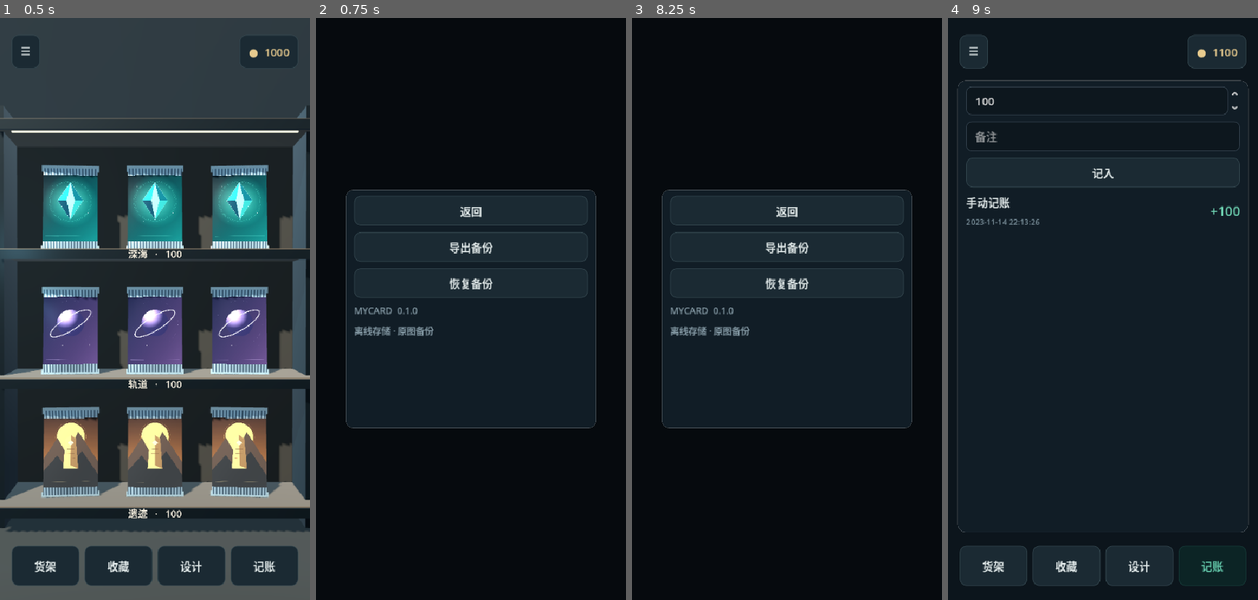
Above: before the commit, frames 1-4 (left to right).
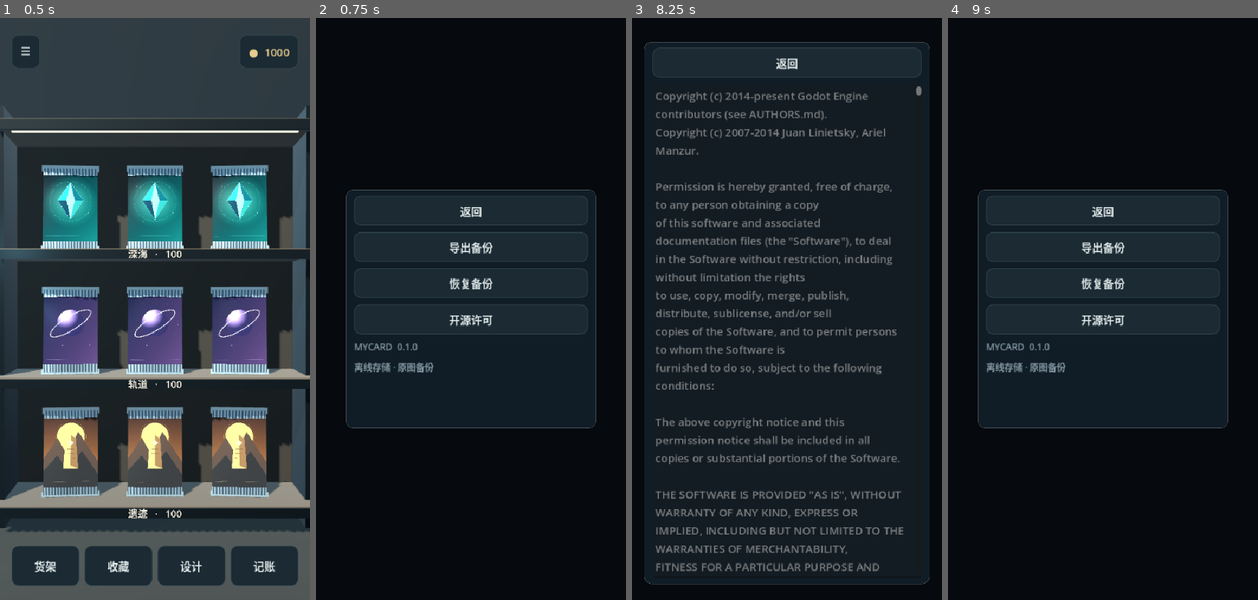
Above: after the commit, the same moments.

Repository: MrZhuLF/MYCARDAPP
Game: Godot game, scene res://scenes/main.tscn
Two runs of this game, one before a commit and one after it. Both use one fixed random seed, a clock stepped at 60 frames per second and the inputs below.
Inputs (mouse positions are in pixels of both pictures, inside the frame that each line leads up to):
- Up to frame 1 (0.5 s): no input
- Up to frame 2 (0.75 s): click "☰" at 0.5 s
- Up to frame 3 (8.25 s): click "设计" at 1.25 s; click "返回" at 2 s; click "● 1000" at 2.75 s; click "记入" at 3.5 s; click "● 1100" at 4.25 s; click "货架" at 5 s; click "收藏" at 5.75 s; click "记账" at 6.5 s; click "☰" at 7.25 s; click (787, 320) at 8 s, where only the run after the commit has a clickable "开源许可"
- Up to frame 4 (9 s): click "返回" at 8.75 s

Frame 1 is identical in both runs. In frame 2, 1.1% of the frame differs, in the area x 12-88%, y 49-61%; in frame 3, 18%, in the area x 3-97%, y 4-98%; in frame 4, 17%.

Commit message:
Add layered pack designs, custom grades, and save validation

Diff:
--- a/scripts/editor.gd
+++ b/scripts/editor.gd
@@ -9,6 +9,7 @@
 var original_id = ""
 var draft: Dictionary
 var shared_only = false
+var series_surface = ""
 var side = "front"
 var canvas: CardCanvas
 var list: ItemList
@@ -37,9 +38,13 @@
 		var name_field = UI.field(body,draft.name,"卡牌名称")
 		name_field.text_changed.connect(func(t): draft.name=t; update_text_placeholder("名称",t); mark_edit())
 		var info = UI.row(body)
-		var grade = UI.select(info,Store.GRADES, maxi(0,Store.GRADES.find(draft.grade)))
+		var grade = UI.field(info,draft.grade,"评级")
 		var effect = UI.select(info,["无特效","金光","镭射","彩色"],int(draft.effect))
-		grade.item_selected.connect(func(i): draft.grade=Store.GRADES[i]; draft.effect=i; effect.select(i); mark_edit())
+		grade.text_changed.connect(func(text):
+			draft.grade=text
+			var preset = Store.GRADES.find(text.to_upper())
+			if preset >= 0: draft.effect=preset; effect.select(preset)
+			mark_edit())
 		effect.item_selected.connect(func(i): draft.effect=i; mark_edit())
 		var stock_row = UI.row(body)
 		UI.label(stock_row,"剩余张数")
@@ -349,7 +354,9 @@
 	var s = Store.series_by_id(series_id)
 	if s.is_empty():
 		return
-	if shared_only:
+	if not series_surface.is_empty():
+		s[series_surface] = draft[side].duplicate(true)
+	elif shared_only:
 		s.back = draft.back.duplicate(true)
 	else:
 		var found = false
--- a/scripts/main.gd
+++ b/scripts/main.gd
@@ -153,7 +153,7 @@
 			var panel = PanelContainer.new()
 			list.add_child(panel)
 			var row = UI.row(panel)
-			thumbnail(row,[Store.layer("image","",[0,0,600,840],s.cover)])
+			thumbnail(row,Store.pack_layers(s))
 			var info = UI.column(row)
 			info.size_flags_horizontal = Control.SIZE_EXPAND_FILL
 			var label = UI.label(info,s.name,20)
@@ -212,14 +212,7 @@
 	var actions = UI.row(col)
 	UI.button(actions,"返回",close_overlay,true)
 	UI.button(actions,"保存",func():
-		if s.name.strip_edges().is_empty(): toast("请输入系列名称"); return
-		var before = Store.data.duplicate(true)
-		var existing = Store.series_by_id(s.id)
-		if existing.is_empty(): Store.data.series.append(s)
-		else:
-			for key in ["name","price","pack_size","cover","pack_back"]: existing[key]=s[key]
-		if Store.commit(before): close_overlay(); navigate("设计")
-		else: toast(Store.last_error),true)
+		if save_series(s): close_overlay(); navigate("设计"),true)
 	UI.field(col,s.name,"系列名称").text_changed.connect(func(t): s.name=t)
 	var price_row = UI.row(col)
 	UI.label(price_row,"每包价格")
@@ -229,16 +222,51 @@
 	UI.number(count_row,s.pack_size,1,30).value_changed.connect(func(v): s.pack_size=int(v))
 	for pair in [["牌包封面","cover"],["牌包背面","pack_back"]]:
 		var row = UI.row(col)
-		var thumb = thumbnail(row,[Store.layer("image","",[0,0,600,840],s[pair[1]])],94)
+		var thumb = thumbnail(row,Store.pack_layers(s,pair[1] == "pack_back"),94)
 		var key = pair[1]
-		UI.button(row,pair[0],func(): pick_image(func(path): s[key]=path; thumb.layers[0].value=path; thumb.queue_redraw()),true)
+		var design_key = "pack_back_layers" if key == "pack_back" else "pack_front_layers"
+		var actions_col = UI.column(row)
+		actions_col.size_flags_horizontal = Control.SIZE_EXPAND_FILL
+		UI.label(actions_col,pair[0])
+		var controls = UI.row(actions_col)
+		UI.button(controls,"导入",func(): pick_image(func(path): s[key]=path; s[design_key]=[]; thumb.set_layers(Store.pack_layers(s,key == "pack_back"))),true)
+		UI.button(controls,"设计",func():
+			if not save_series(s): return
+			close_overlay(); selected_series=s.id; edit_pack_surface(design_key),true)
 	if not Store.series_by_id(s.id).is_empty():
-		UI.button(col,"编辑系列通用卡背",func(): close_overlay(); selected_series=s.id; edit_shared_back())
+		UI.button(col,"编辑系列通用卡背",func():
+			if not save_series(s): return
+			close_overlay(); selected_series=s.id; edit_shared_back())
 		UI.button(col,"删除系列",func(): confirm("删除系列及设计？已收藏的卡牌会保留。",func():
 			var before = Store.data.duplicate(true)
 			Store.data.series = Store.data.series.filter(func(item): return item.id != s.id)
 			if Store.commit(before): close_overlay(); navigate("设计")
 			else: toast(Store.last_error)))
+
+func save_series(s: Dictionary) -> bool:
+	if s.name.strip_edges().is_empty():
+		toast("请输入系列名称")
+		return false
+	var before = Store.data.duplicate(true)
+	var existing = Store.series_by_id(s.id)
+	if existing.is_empty(): Store.data.series.append(s.duplicate(true))
+	else:
+		for key in ["name","price","pack_size","cover","pack_back","pack_front_layers","pack_back_layers"]:
+			existing[key] = s.get(key,[] if key.ends_with("layers") else "")
+	if Store.commit(before): return true
+	toast(Store.last_error)
+	return false
+
+func edit_pack_surface(surface: String) -> void:
+	editor = CardEditor.new()
+	editor.series_id = selected_series
+	editor.series_surface = surface
+	editor.shared_only = true
+	editor.side = "back" if surface == "pack_back_layers" else "front"
+	editor.draft = Store.new_card()
+	editor.draft.shared_back = false
+	editor.draft[editor.side] = Store.pack_layers(Store.series_by_id(selected_series),editor.side == "back").duplicate(true)
+	connect_editor()
 
 func edit_card(card: Dictionary) -> void:
 	editor = CardEditor.new()
@@ -261,7 +289,18 @@
 	add_child(editor)
 	editor.image_requested.connect(pick_image)
 	editor.notify.connect(toast)
-	editor.preview_requested.connect(func(card,back): view_cards([card],0,back))
+	editor.preview_requested.connect(func(card,back):
+		if not editor.series_surface.is_empty():
+			var s = Store.series_by_id(editor.series_id).duplicate(true)
+			s[editor.series_surface] = card[editor.side].duplicate(true)
+			var dialog = new_overlay()
+			var view = preview_stage(dialog)
+			view.show_pack(s)
+			if editor.side == "back": view.item.rotation.y=PI-0.2
+			UI.button(overlay_bar(dialog),"‹",close_overlay)
+		else:
+			view_cards([card],0,back)
+			if editor.side == "back": overlay.get_child(1).item.rotation.y=PI-0.2)
 	editor.closed.connect(func():
 		editor.queue_free(); editor=null
 		if selected_series.is_empty(): series_list()
@@ -451,5 +490,21 @@
 	UI.button(col,"恢复备份",func(): file_dialog(FileDialog.FILE_MODE_OPEN_FILE,PackedStringArray(["*.zip ; 备份"]),func(path): confirm("用备份替换当前数据？",func():
 		if Store.restore_backup(path): close_overlay(); navigate("货架"); toast("已恢复")
 		else: toast(Store.last_error))))
+	UI.button(col,"开源许可",show_licenses)
 	UI.label(col,"MYCARD  0.1.0",14,Color("8398a3"))
 	UI.label(col,"离线存储 · 原图备份",14,Color("8398a3"))
+
+func show_licenses() -> void:
+	var dialog = new_overlay()
+	var panel = PanelContainer.new()
+	panel.set_anchors_and_offsets_preset(Control.PRESET_FULL_RECT)
+	panel.offset_left=18; panel.offset_right=-18; panel.offset_top=36; panel.offset_bottom=-24
+	dialog.add_child(panel)
+	var col = UI.column(panel)
+	UI.button(col,"返回",settings)
+	var text = TextEdit.new()
+	text.editable=false
+	text.wrap_mode=TextEdit.LINE_WRAPPING_BOUNDARY
+	text.size_flags_vertical=Control.SIZE_EXPAND_FILL
+	text.text=Engine.get_license_text()+"\n\n"+JSON.stringify(Engine.get_copyright_info(),"\t")+"\n\n"+JSON.stringify(Engine.get_license_info(),"\t")
+	col.add_child(text)
--- a/scripts/objects.gd
+++ b/scripts/objects.gd
@@ -68,9 +68,13 @@
 	var silver = material(Color("b3c1c8"),0.86,0.27)
 	# Slightly inflated wrapper with pinched edges and physically ridged seals.
 	var cover = Store.texture(data.get("cover", ""))
+	if not data.get("pack_front_layers",[]).is_empty():
+		cover = art_viewport(root,data.pack_front_layers).get_texture()
 	if cover == null:
 		cover = load("res://assets/art_0.svg")
 	var back = Store.texture(data.get("pack_back", ""))
+	if not data.get("pack_back_layers",[]).is_empty():
+		back = art_viewport(root,data.pack_back_layers).get_texture()
 	if back == null:
 		back = load("res://assets/back.svg")
 	box(root,Vector3(1.0,1.52,0.09),Vector3.ZERO,silver)
--- a/scripts/store.gd
+++ b/scripts/store.gd
@@ -44,15 +44,51 @@
 	for key in ["series", "templates", "owned", "ledger"]:
 		if not value.get(key) is Array:
 			return false
-	if not value.get("coins") is float and not value.get("coins") is int:
+	if not valid_number(value.get("coins")) or value.coins < 0:
 		return false
 	for s in value.series:
-		if not s is Dictionary or not s.get("cards") is Array or not s.has("id"):
+		if not s is Dictionary or not s.get("cards") is Array or not s.get("id") is String or not s.get("name") is String:
+			return false
+		if not valid_number(s.get("price")) or s.price < 0 or not valid_number(s.get("pack_size")) or s.pack_size < 1:
+			return false
+		if not s.get("cover") is String or not s.get("pack_back") is String or not valid_layers(s.get("back")):
+			return false
+		if not valid_layers(s.get("pack_front_layers",[])) or not valid_layers(s.get("pack_back_layers",[])):
 			return false
 		for c in s.cards:
-			if not c is Dictionary or not c.has("remaining") or not c.get("front") is Array or not c.get("back") is Array:
+			if not valid_card(c):
 				return false
+	for c in value.owned:
+		if not valid_card(c) or not c.get("series_name") is String or not c.get("owned_id") is String:
+			return false
+	for t in value.templates:
+		if not t is Dictionary or not t.get("name") is String or not t.get("id") is String or not valid_layers(t.get("front")) or not valid_layers(t.get("back")):
+			return false
+	for e in value.ledger:
+		if not e is Dictionary or not valid_number(e.get("amount")) or not e.get("note") is String or not e.get("time") is String:
+			return false
 	return true
+
+func valid_number(value: Variant) -> bool:
+	return (value is int or value is float) and is_finite(float(value))
+
+func valid_layers(value: Variant) -> bool:
+	if not value is Array: return false
+	for l in value:
+		if not l is Dictionary: return false
+		for key in ["id","kind","label","value","color"]:
+			if not l.get(key) is String: return false
+		if l.kind not in ["image","text","shape"]: return false
+		for key in ["x","y","w","h"]:
+			if not valid_number(l.get(key)): return false
+		if l.w <= 0 or l.h <= 0 or not valid_number(l.get("rotation",0)) or not valid_number(l.get("font_size",30)): return false
+	return true
+
+func valid_card(value: Variant) -> bool:
+	if not value is Dictionary: return false
+	for key in ["id","name","grade"]:
+		if not value.get(key) is String: return false
+	return valid_number(value.get("remaining")) and value.remaining >= 0 and valid_number(value.get("effect")) and value.effect >= 0 and value.effect <= 3 and valid_layers(value.get("front")) and valid_layers(value.get("back"))
 
 func parse_json(text: String) -> Variant:
 	var parser = JSON.new()
@@ -67,7 +103,11 @@
 		return false
 	file.store_string(JSON.stringify(data, "\t"))
 	file.flush()
+	var write_error = file.get_error()
 	file.close()
+	if write_error != OK:
+		last_error = "存档写入不完整"
+		return false
 	# Keep an intact previous generation until the replacement is fully written.
 	if FileAccess.file_exists(SAVE) and valid_data(parse_json(FileAccess.get_file_as_string(SAVE))):
 		if DirAccess.copy_absolute(SAVE, SAVE + ".bak") != OK:
@@ -166,7 +206,12 @@
 			last_error = "图片复制失败"
 			return ""
 		file.store_buffer(bytes)
+		var write_error = file.get_error()
 		file.close()
+		if write_error != OK:
+			DirAccess.remove_absolute(target)
+			last_error = "图片写入不完整"
+			return ""
 	return target
 
 func image_format(bytes: PackedByteArray) -> String:
@@ -175,7 +220,7 @@
 	if bytes[0] == 255 and bytes[1] == 216 and bytes[2] == 255: return "jpg"
 	if bytes.slice(0,4).get_string_from_ascii() == "RIFF" and bytes.slice(8,12).get_string_from_ascii() == "WEBP": return "webp"
 	if bytes[0] == 66 and bytes[1] == 77: return "bmp"
-	if bytes[0] in [60,32,9,10,13,239] and bytes.slice(0,mini(2048,bytes.size())).get_string_from_utf8().contains("<svg"): return "svg"
+	if bytes[0] in [60,32,9,10,13,239] and bytes.slice(0,mini(2048,bytes.size())).get_string_from_ascii().contains("<svg"): return "svg"
 	if bytes.size() > 18 and bytes[1] in [0,1] and bytes[2] in [1,2,3,9,10,11] and bytes[16] in [8,16,24,32]: return "tga"
 	return ""
 
@@ -211,7 +256,15 @@
 	return {"id": uid(), "name": "新卡牌", "grade": "N", "effect": 0, "remaining": 20, "shared_back": true, "front": front, "back": default_back(), "attributes": "ATK  120     /     DEF  80"}
 
 func new_series() -> Dictionary:
-	return {"id": uid(), "name": "新系列", "price": 100, "pack_size": 3, "cover": "", "pack_back": "", "back": default_back(), "cards": []}
+	return {"id": uid(), "name": "新系列", "price": 100, "pack_size": 3, "cover": "", "pack_back": "", "pack_front_layers": [], "pack_back_layers": [], "back": default_back(), "cards": []}
+
+func pack_layers(s: Dictionary, back = false) -> Array:
+	var layers = s.get("pack_back_layers" if back else "pack_front_layers",[])
+	if not layers.is_empty():
+		return layers
+	var path = s.get("pack_back" if back else "cover","")
+	if path.is_empty(): path = "res://assets/back.svg" if back else "res://assets/art_0.svg"
+	return [layer("image","封面",[0,0,600,840],path,"#ffffff")]
 
 func seed_demo() -> void:
 	for i in 3:
--- a/tests/run.gd
+++ b/tests/run.gd
@@ -19,6 +19,9 @@
 	Store.seed_demo()
 	Store.writable = true
 	check(Store.save_data(),"initial save")
+	var invalid = Store.data.duplicate(true)
+	invalid.series[0].cards[0].front[0].w = "invalid"
+	check(not Store.valid_data(invalid),"invalid layer types are rejected before restoring")
 	var s = Store.data.series[0]
 	var initial = Store.stock(s)
 	var result = Store.purchase(s.id)
@@ -79,15 +82,22 @@
 	check(app.editor.draft.front.size() == 7,"editor undo restores layers")
 	app.editor.redo()
 	check(app.editor.draft.front.size() == 8,"editor redo restores changes")
+	app.editor.canvas.active=7
 	app.editor.delete_layer()
+	check(app.editor.draft.front.size() == 7,"editor deletes selected layer")
 	app.editor.save()
 	await get_tree().process_frame
+	app.edit_pack_surface("pack_front_layers")
+	app.editor.add_layer("text")
+	app.editor.save()
+	await get_tree().process_frame
+	check(Store.data.series[0].pack_front_layers.size() == 2,"pack cover uses the same layer editor")
 	app.open_pack(Store.data.series[0].id)
 	await screenshot("05-pack")
-	var draw = Store.purchase(Store.data.series[0].id)
-	var view = app.overlay.get_child(1)
-	await view.tear()
-	app.view_cards(draw.cards)
+	var balance_before = int(Store.data.coins)
+	app.overlay.get_child(3).get_child(0).pressed.emit()
+	await get_tree().create_timer(1.5).timeout
+	check(Store.data.coins == balance_before-100 and app.last_opened.size() == 3,"purchase button completes debit and reveal")
 	await screenshot("06-card")
 	app.close_overlay()
 	app.navigate("收藏")
Not shown, changed: README.md
